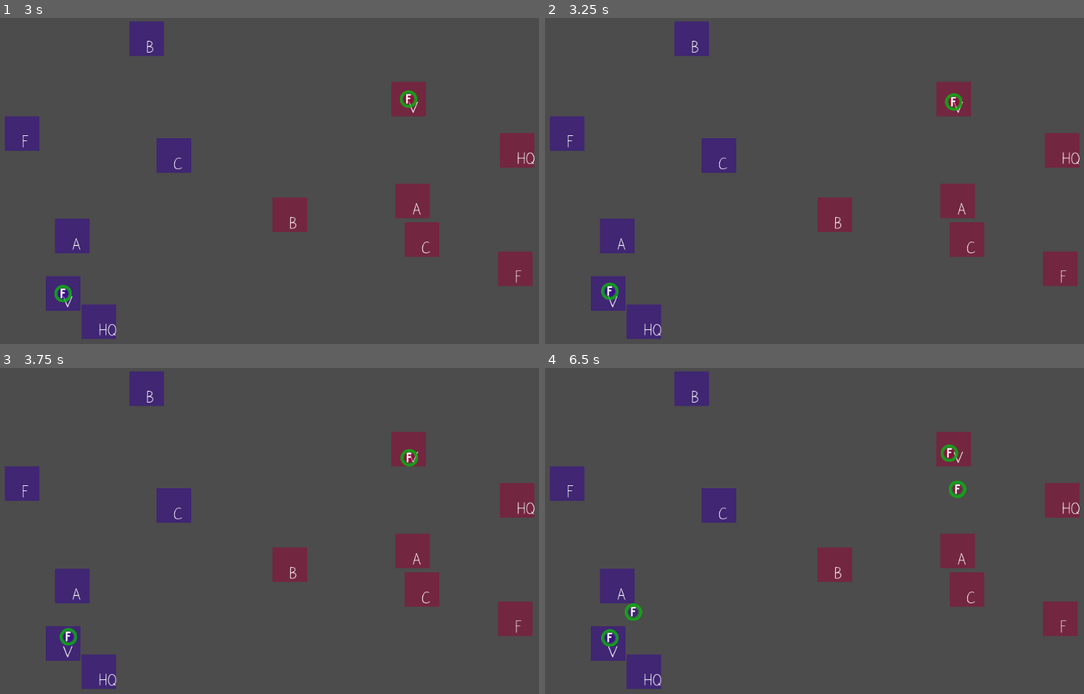
Above: before the commit, frames 1-4 (two rows, left to right).
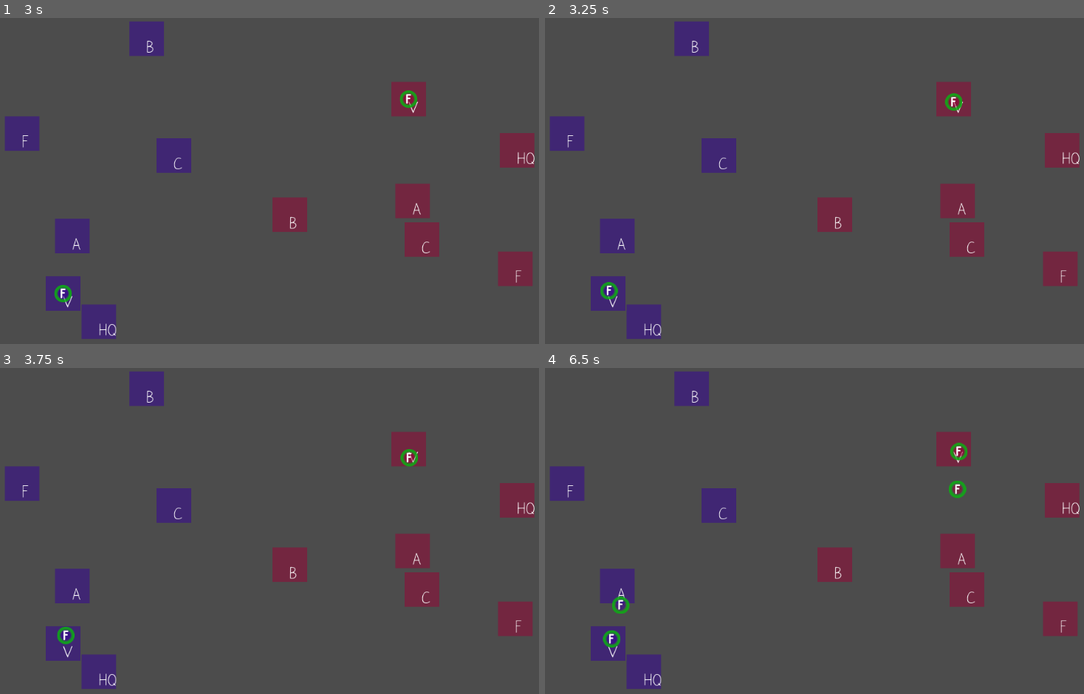
Above: after the commit, the same moments.

Repository: rojekabc/godot-rescue-from-sky
Game: Godot game, scene res://Scenes/World.tscn
Two runs of this game, one before a commit and one after it. Both use one fixed random seed, a clock stepped at 60 frames per second and the inputs below.
Inputs (mouse positions are in pixels of both pictures, inside the frame that each line leads up to):
- Up to frame 1 (3 s): tap Enter at 0.5, 2 s; move the mouse to (398, 174) at 0.52 s; click (398, 174) at 0.67 s; tap Space at 1.25, 2.75 s; move the mouse to (150, 207) at 1.27 s; click (150, 207) at 1.42 s; move the mouse to (328, 115) at 2.02 s; click (328, 115) at 2.17 s; move the mouse to (237, 259) at 2.77 s; click (237, 259) at 2.92 s
- Up to frame 2 (3.25 s): no input
- Up to frame 3 (3.75 s): move the mouse to (441, 592) at 3.52 s; click (441, 592) at 3.67 s
- Up to frame 4 (6.5 s): move the mouse to (636, 488) at 4.27 s; click (636, 488) at 4.42 s; move the mouse to (841, 540) at 5.02 s; click (841, 540) at 5.17 s; move the mouse to (722, 452) at 5.77 s; click (722, 452) at 5.92 s

Frame 1 is identical in both runs. In frame 2, less than 0.1% of the frame differs, in the area x 10-14%, y 80-87%; in frame 3, 0.1%; in frame 4, 0.6%, in the area x 10-79%, y 22-86%.

Commit message:
Random consumer of distributed product

Diff:
--- a/Interfaces/Consumer.gd
+++ b/Interfaces/Consumer.gd
@@ -41,6 +41,6 @@
 	consumedResource.has = false
 	consumedResource.wait = false
 
-func can_send(resource):
+func can_send(resource) -> bool:
 	var consumedResource = consumes[resource]
-	return not (consumedResource.has or consumedResource.wait)
+	return not (consumedResource.has or consumedResource.wait or object.Destructable.is_destroyed())
--- a/Interfaces/Producer.gd
+++ b/Interfaces/Producer.gd
@@ -79,17 +79,20 @@
 		 + " start production of " + Game.resourceDefinitions[produce.resource].name)
 
 func _produced_resource_distribute(produce):
+	var availableConsumers = []
 	for consumer in produce.consumers:
-		if not consumer.Consumer.can_send(produce.resource):
-			continue
-		if LOG: Game.verbose(
-			object.get_name()
-			+ " send " + Game.resourceDefinitions[produce.resource].name
-			+ " to " + consumer.get_name())
-		Game.getWorld().transport_start(object, consumer, produce.resource)
-		produce.has = false
-		consumer.Consumer.wait(produce.resource)
-		break
+		if consumer.Consumer.can_send(produce.resource):
+			availableConsumers.append(consumer)
+	if availableConsumers.empty():
+		return
+	var consumer = Tool.array_random(availableConsumers)
+	if LOG: Game.verbose(
+		object.get_name()
+		+ " send " + Game.resourceDefinitions[produce.resource].name
+		+ " to " + consumer.get_name())
+	Game.getWorld().transport_start(object, consumer, produce.resource)
+	produce.has = false
+	consumer.Consumer.wait(produce.resource)
 
 func _init(obj):
 	self.object = obj
--- a/Objects/Game.gd
+++ b/Objects/Game.gd
@@ -125,7 +125,7 @@
 		produces = [RESOURCE.AIRPLANE]
 	}
 	structureDefinitions[STRUCTURE.CAPITAL] = {
-		name = 'Capital HQ',
+		name = 'Capital',
 		type = STRUCTURE.CAPITAL,
 		acronym = 'HQ',
 		consumes = [RESOURCE.FOOD, RESOURCE.MANPOWER],
--- a/Objects/Tool.gd
+++ b/Objects/Tool.gd
@@ -4,5 +4,8 @@
 	for child in parent.get_children():
 		child.call(action)
 
+func array_random(array : Array):
+	return array[randi() % array.size()]
+
 func _ready():
 	pass
